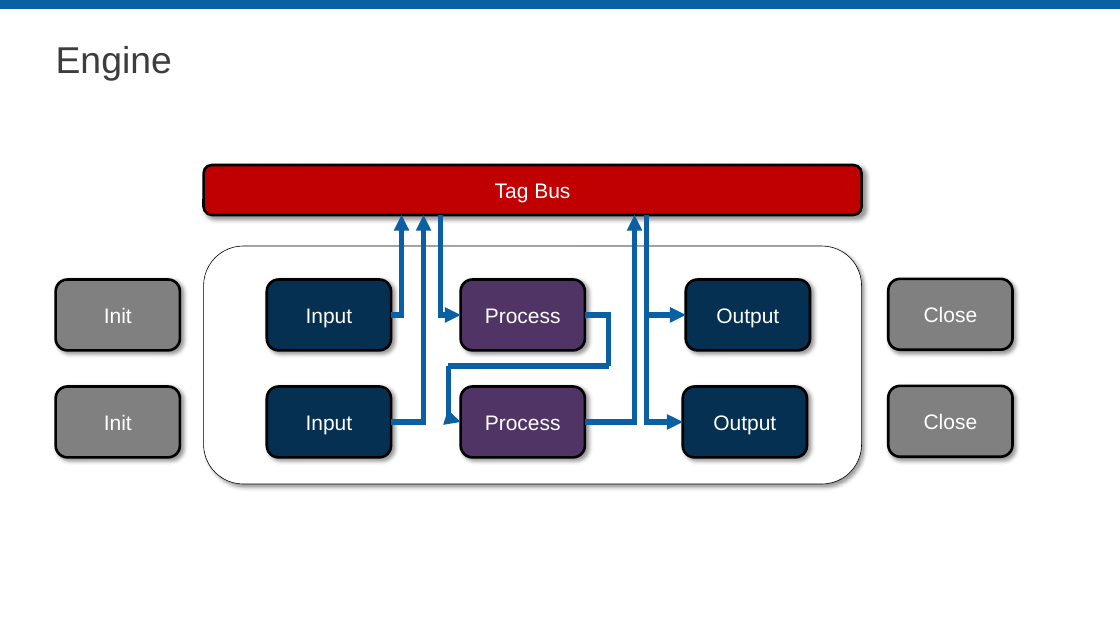
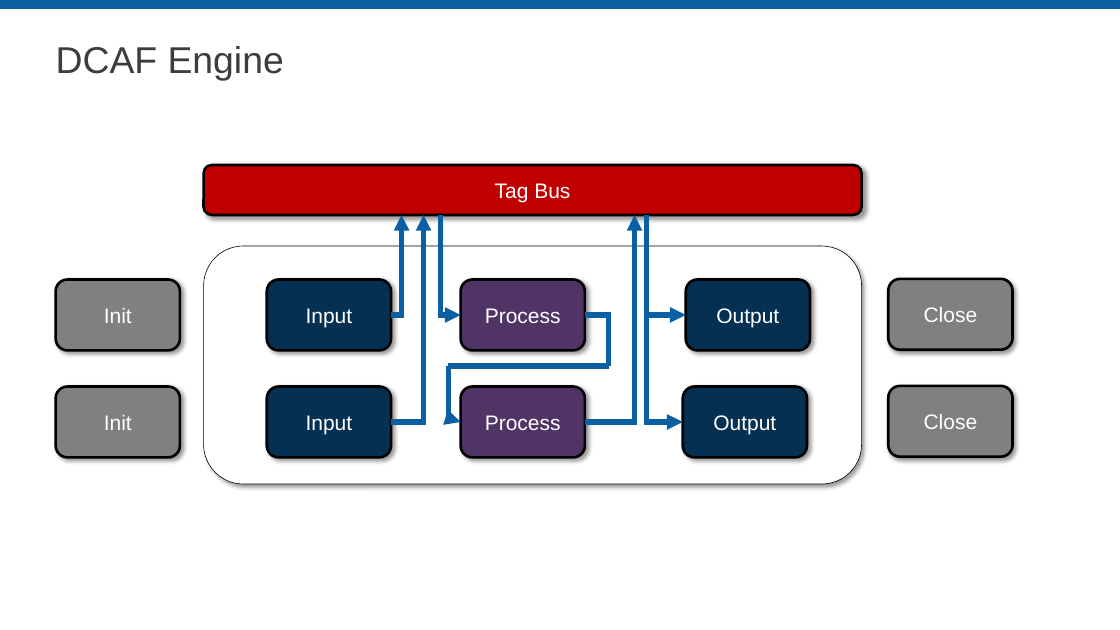
Before and after one commit to LabVIEW-DCAF/Documentation, a slide deck: slide 12 of Trunk/Presentations/A_Introduction to DCAF.pptx (slide 15 before the commit). Drawn at 1120x630 pixels with LibreOffice and Linux fonts; fonts in the diff are those of the drawing; background and template pictures are left out. Boxes give left, top, right and bottom in pixels: in the first picture for what was removed or moved away, otherwise in the second. Text is boxed around its words. In the diff, an @@ line names an element or a change of style, - is before the commit and + after.

```diff
--- a/Trunk/Presentations/A_Introduction to DCAF.pptx
+++ b/Trunk/Presentations/A_Introduction to DCAF.pptx
@@ title at [56, 46, 284, 81]: text changed @@
-Engine
+DCAF Engine
```
Also in this commit, not shown: 8 other slides changed, 1 slide added, 2 slides removed, 1 other file.
